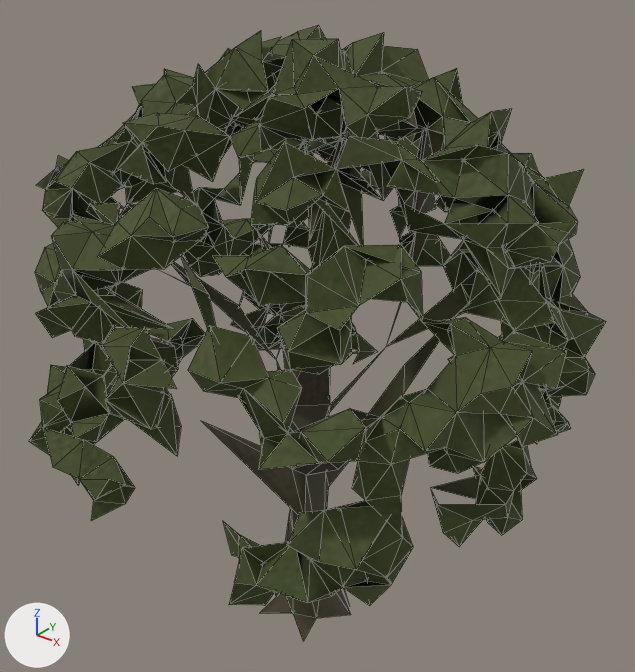
Two versions of the glTF model public/3d/models/broadleaf_a.glb, one commit apart.
Camera for both pictures: a 50 mm lens placed at (1.486, -1.803, 1.192), pointed at (0.005, 0.049, 0.043). Lighting does not change. The marker at lower left points along +X, +Y and +Z. The first picture is the older version. Mesh edges are drawn as thin lines. Vertices at exactly the same position are counted once.
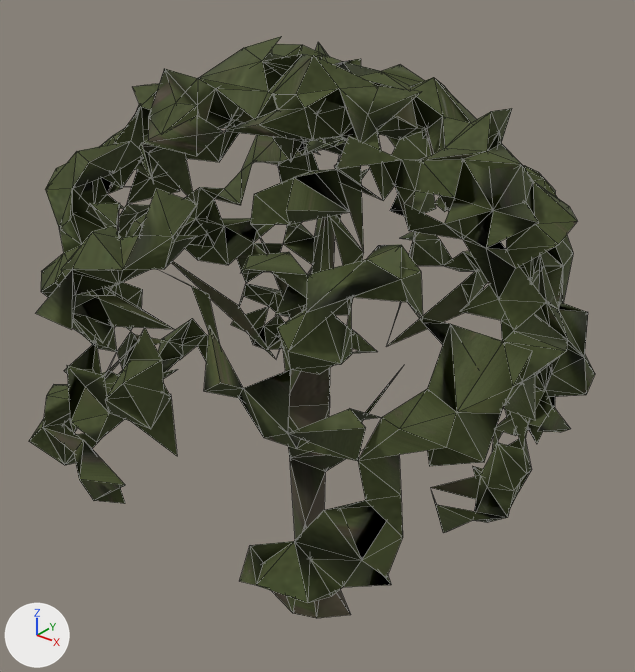
What differs and where, as boxes [x1, y1, x2, y2] in the pictures (635 x 672 px):
'Mesh_0', reshaped: before [29, 25, 606, 641]; after [29, 36, 595, 618]
part 1 of me_mesh_0, deleted (green): before [29, 25, 606, 641]
part 2 of me_mesh_0, surface changed: before [64, 162, 483, 533]; after [64, 61, 535, 587]

The edits, one by one:
me_mesh_0 is used by ob_mesh_0; location (0.0, 0.0, 0.0).
me_mesh_0 had 1388 vertices, 3513 faces and spanned x -0.85..0.83, y -0.78..0.78, z -0.95..0.92.
me_mesh_0 now has 861 vertices, 2135 faces and spans x -0.8..0.78, y -0.76..0.78, z -0.95..0.9.
me_mesh_0 part 1: 525 vertices removed from x -0.85..0.83, y -0.78..0.78, z -0.95..0.92.
me_mesh_0 part 2: 49 kept faces spanning x -0.71..0.77, y -0.7..0.74, z -0.33..0.84 get new texture (UV) coordinates.
Other edits to the shape of me_mesh_0 do not show in these pictures.
